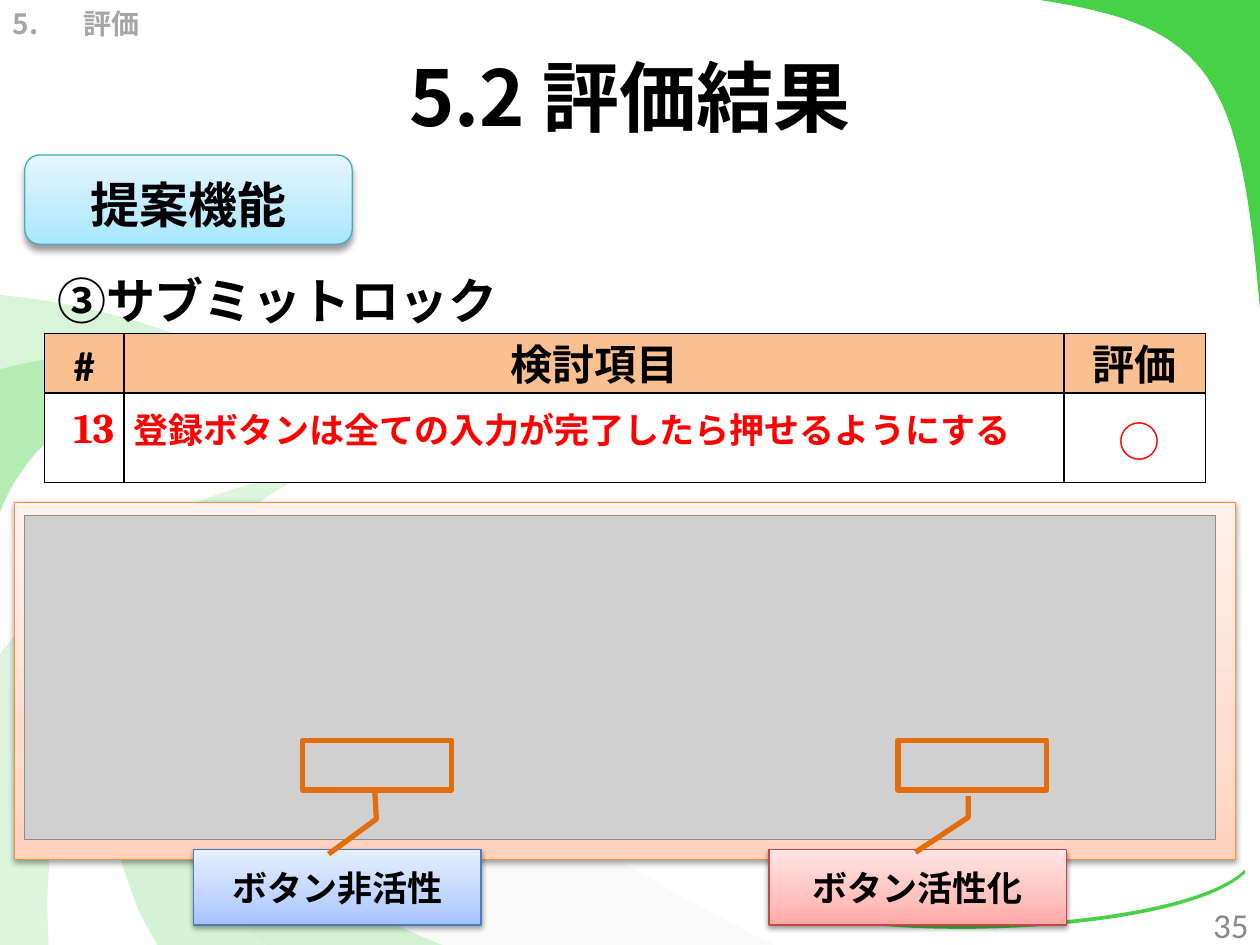
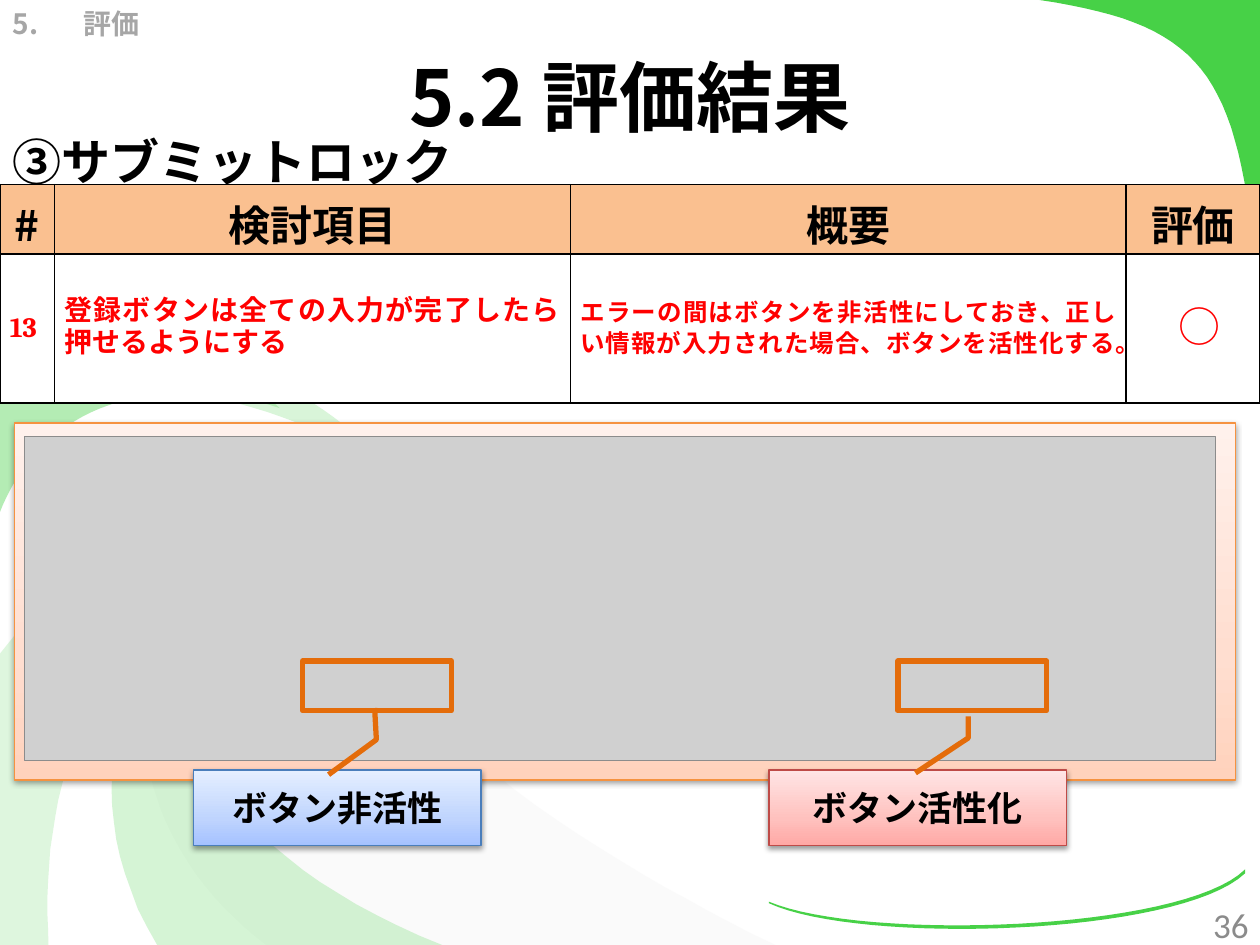
Before and after one commit to kotaro0717/Report-Management, a slide deck: slide 36 of 1.中間報告/3.発表資料/report_hokada.pptx (slide 35 before the commit). Drawn at 1260x945 pixels with LibreOffice and Linux fonts; fonts in the diff are those of the drawing; grey boxes stand for pictures. Boxes give left, top, right and bottom in pixels: in the first picture for what was removed or moved away, otherwise in the second. Text is boxed around its words. In the diff, an @@ line names an element or a change of style, - is before the commit and + after.

```diff
--- a/1.中間報告/3.発表資料/report_hokada.pptx
+++ b/1.中間報告/3.発表資料/report_hokada.pptx
@@ text "③サブミットロック" rewrapped from box(57, 276, 497, 324) to box(13, 137, 453, 193) @@
@@ rounded rectangle removed at box(25, 155, 353, 244) @@
-提案機能
@@ table at box(0, 185, 1259, 403) @@
+column 3: 概要 | エラーの間はボタンを非活性にしておき、正しい情報が入力された場合、ボタンを活性化する。
@@ table: place and size @@
-table at box(44, 334, 1205, 483)
+table at box(0, 185, 1259, 403)
@@ text "○": place and size @@
-text "○" at box(1106, 410, 1176, 472)
+text "○" at box(1166, 294, 1235, 357)
@@ 3 rectangles, 2 border callouts, 1 picture: place and size @@
-3 rectangles, 2 border callouts, 1 picture at box(15, 503, 1236, 925)
+3 rectangles, 2 border callouts, 1 picture at box(15, 423, 1236, 845)
@@ page number at box(1213, 914, 1248, 938): text changed @@
-35
+36
```
Also in this commit, not shown: 18 other slides changed, 3 slides added, 1 slide removed, 5 other files.
